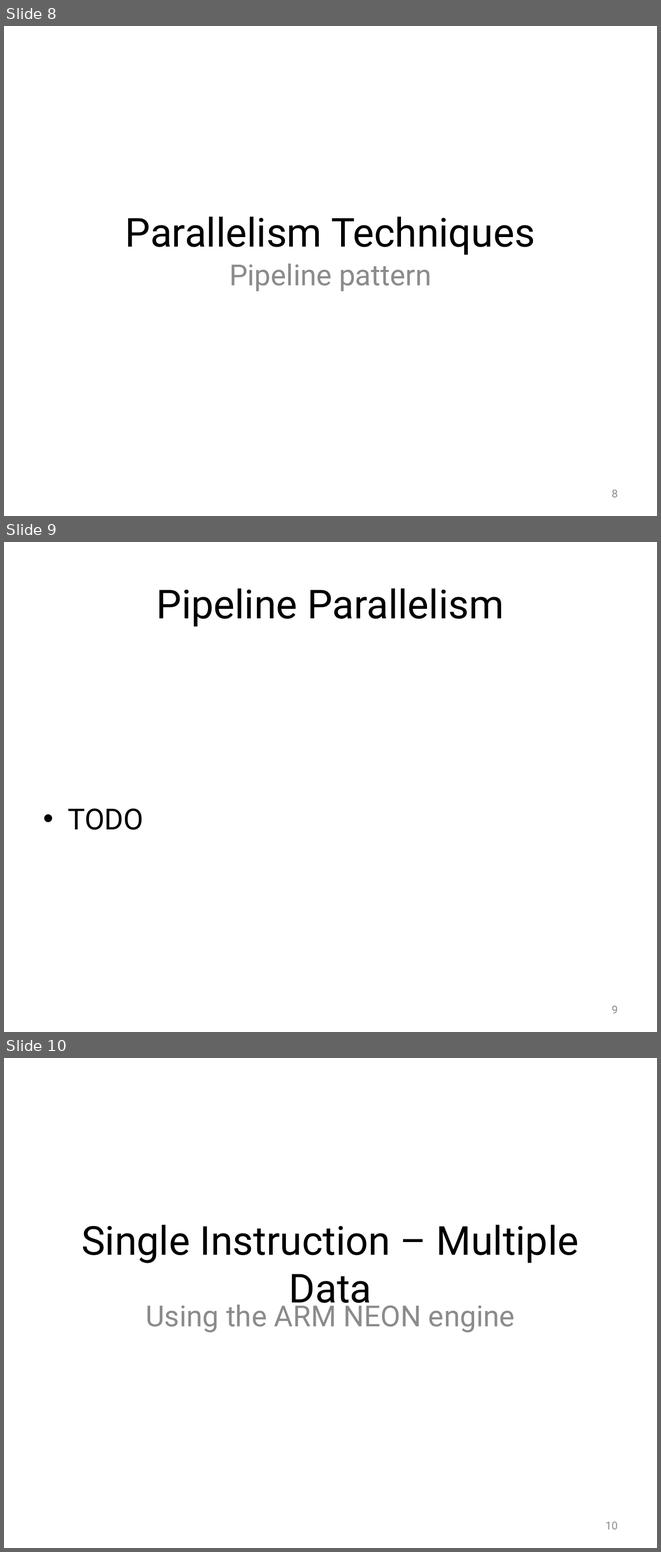
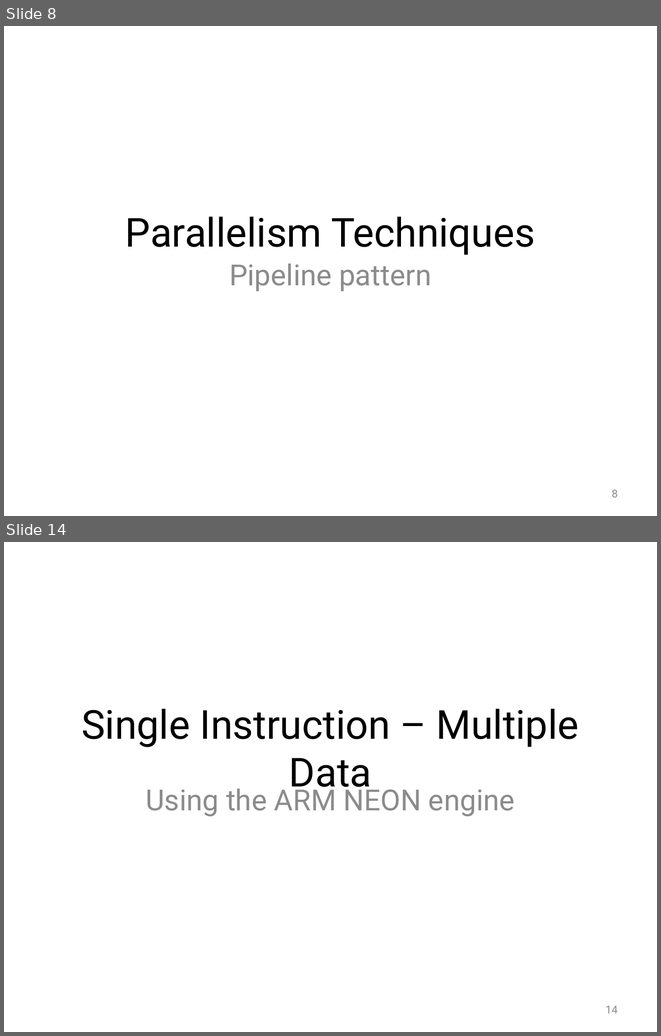
Before and after one commit to Jule/aw1, a slide deck: Praese/Presentation1.pptx. Shown one above the other, each under a label of ours: slides 8, 9 and 10 before the commit, slides 8 and 14 after it; the slides between them are not shown. The pictures are 661x1552 and 661x1036 pixels, drawn with LibreOffice and Linux fonts; fonts in the diff are those of the drawing; background and template pictures are left out. Boxes give left, top, right and bottom in pixels: in the first picture for what was removed or moved away, otherwise in the second. Text is boxed around its words. In the diff, an @@ line names an element or a change of style, - is before the commit and + after.

```diff
--- a/Praese/Presentation1.pptx
+++ b/Praese/Presentation1.pptx
@@ slide 9 removed at (4, 542, 657, 1032), background picture (left out) @@
@@ title removed at (157, 588, 504, 627) @@
-Pipeline Parallelism
@@ text removed at (68, 808, 143, 830) @@
-• TODO
@@ page number removed at (612, 1005, 618, 1013) @@
-9
@@ what was slide 10 is now slide 14 @@
@@ page number at (606, 1005, 618, 1013): text changed @@
-10
+14
```
Also in this commit, not shown: 5 slides added, 2 other files.
